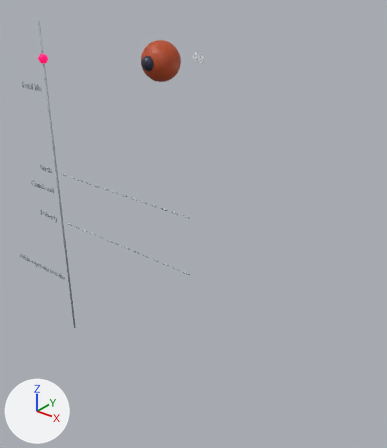
A saved change to the glTF model outputs/cell/models/oogenesis.glb.
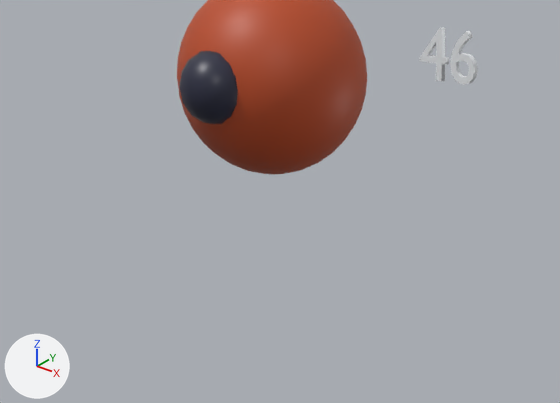
The first picture shows the older version from a 50 mm lens placed at (14.0, -15.5, 10.5), pointed at (0.5, 1.3, 0.1). The close-ups show the older and then the newer version on the part from 27% to 57% of the width and 10% to 29% of the height of that picture. Only the edits that show in the close-ups are written down. The lights are fixed; the arrows at lower left show +X, +Y and +Z. Where no turn or scale is listed for an object, it has been applied to the vertices. Vertices at exactly the same position are counted once.

Objects in the first close-up: 'cz-count', 'cz-oogonia'.
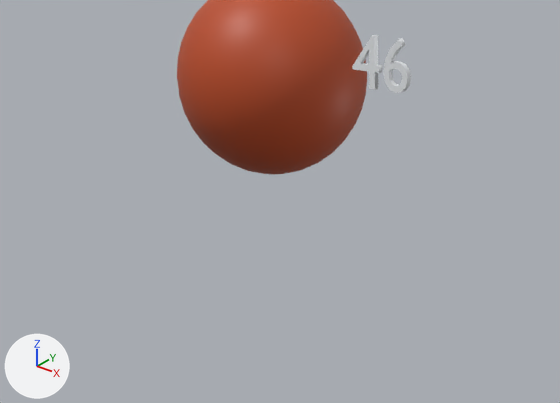
Where the newer file only moved an object's origin or applied its transform, the numbers keep the older frame.

Where the change shows, as pixel boxes (x1, y1, x2, y2) in the close-ups (560 x 403 px; the box of a moved part takes in the faces that stretch with it):
'cz-count', moved
    before: (419, 27, 478, 85)
    after: (352, 35, 411, 93)
part 1 of me_oogonia, moved or reshaped (not visible afterwards)
    before: (179, 51, 238, 124)

The change, as a diff of the scene's bpy script:
```diff
--- a/outputs/cell/models/oogenesis.glb.py
+++ b/outputs/cell/models/oogenesis.glb.py
@@ me_oogonia @@
 # used by ob_cz_oogonia; location = (0.0, -0.09, 7.2)
-me_oogonia.from_pydata(...)  # 564 vertices, 1120 faces; spans x -0.75..0.75, y -0.85..0.85, z -0.75..0.75
+me_oogonia.from_pydata(...)  # 564 vertices, 1120 faces; spans x -0.75..0.75, y -0.66..0.84, z -0.75..0.75
+# me_oogonia part 1: the loose piece of 86 vertices spanning x -0.28..0.28, y -0.85..-0.29, z -0.28..0.28 is moved by (0.0, 0.21, 0.0)
 me_oogonia.materials.append(mat_oogonia)
@@ ob_cz_count @@
 ob_cz_count = bpy.data.objects.new('cz-count', me_count)
-ob_cz_count.location = (1.77, 0.0, 7.52)
+ob_cz_count.location = (1.62, -0.6, 7.52)
 ob_cz_count.scale = (0.262, 0.262, 0.262)
```
